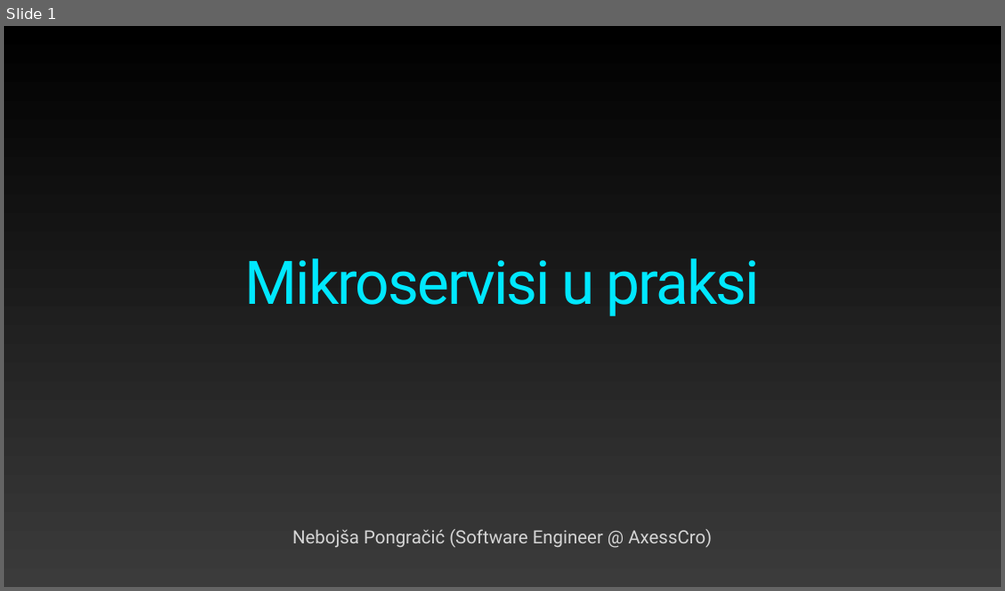
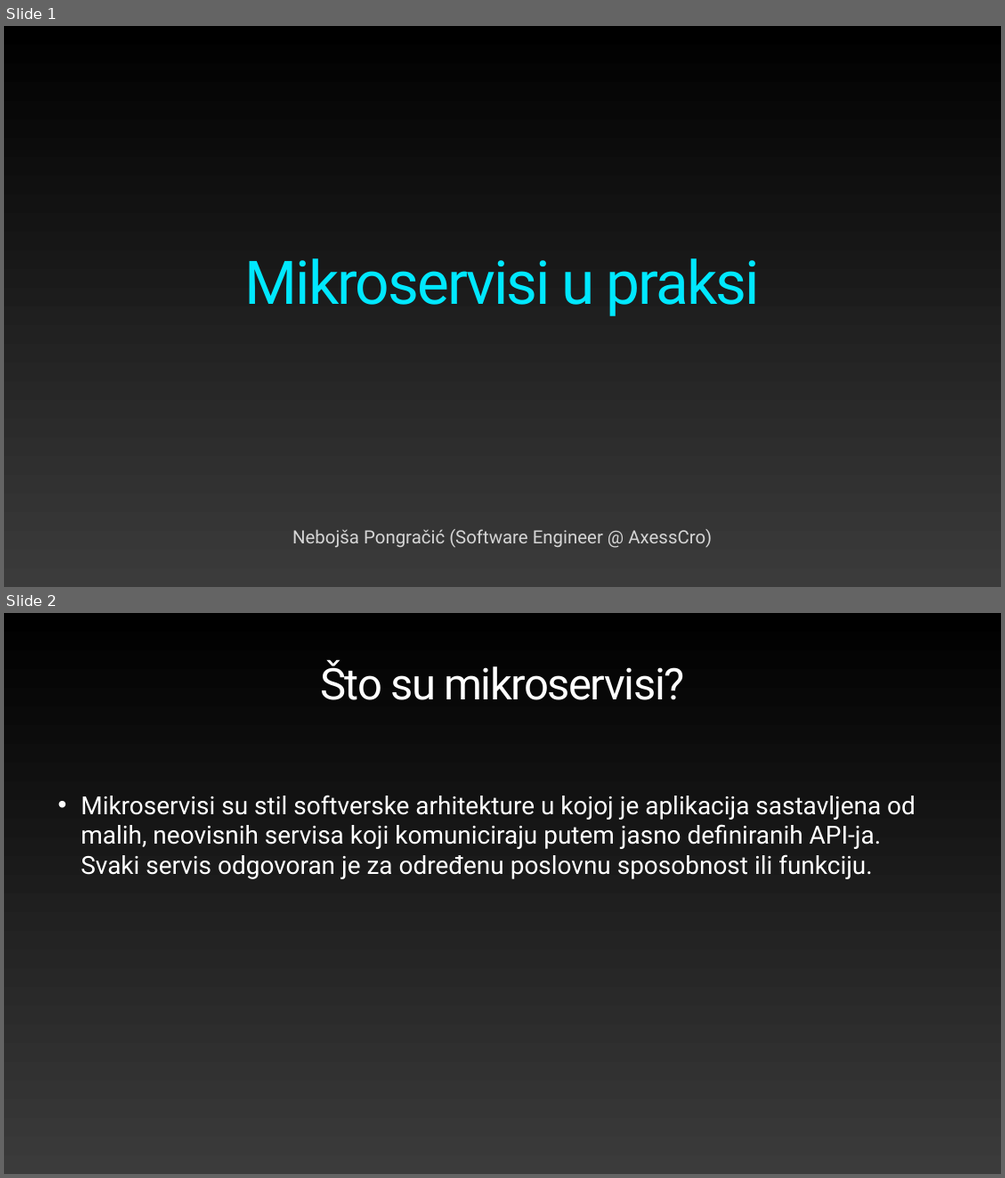
Before and after one commit to npongracic/tech43-microservices-in-practice, a slide deck: microservices-in-practice.pptx. Shown one above the other, each under a label of ours: slide 1 before the commit, slides 1 and 2 after it. The pictures are 1005x591 and 1005x1178 pixels, drawn with LibreOffice and Linux fonts; fonts in the diff are those of the drawing. Boxes give left, top, right and bottom in pixels: in the first picture for what was removed or moved away, otherwise in the second. Text is boxed around its words. In the diff, an @@ line names an element or a change of style, - is before the commit and + after.

```diff
--- a/microservices-in-practice.pptx
+++ b/microservices-in-practice.pptx
@@ slide 2 added at box(4, 613, 1001, 1174), background gradient #000000 to #3B3B3B @@
@@ title added at box(320, 659, 684, 700), 84 pt, text gradient #FFFFFF to #929292 @@
+Što su mikroservisi?
@@ text added at box(81, 795, 915, 879), 48 pt, text #FFFFFF @@
+• Mikroservisi su stil softverske arhitekture u kojoj je aplikacija sastavljena od malih, neovisnih servisa koji komuniciraju putem jasno definiranih API-ja. Svaki servis odgovoran je za određenu poslovnu sposobnost ili funkciju.
```
Also in this commit, not shown: 4 other slides added, 1 slide removed, 18 other files.
